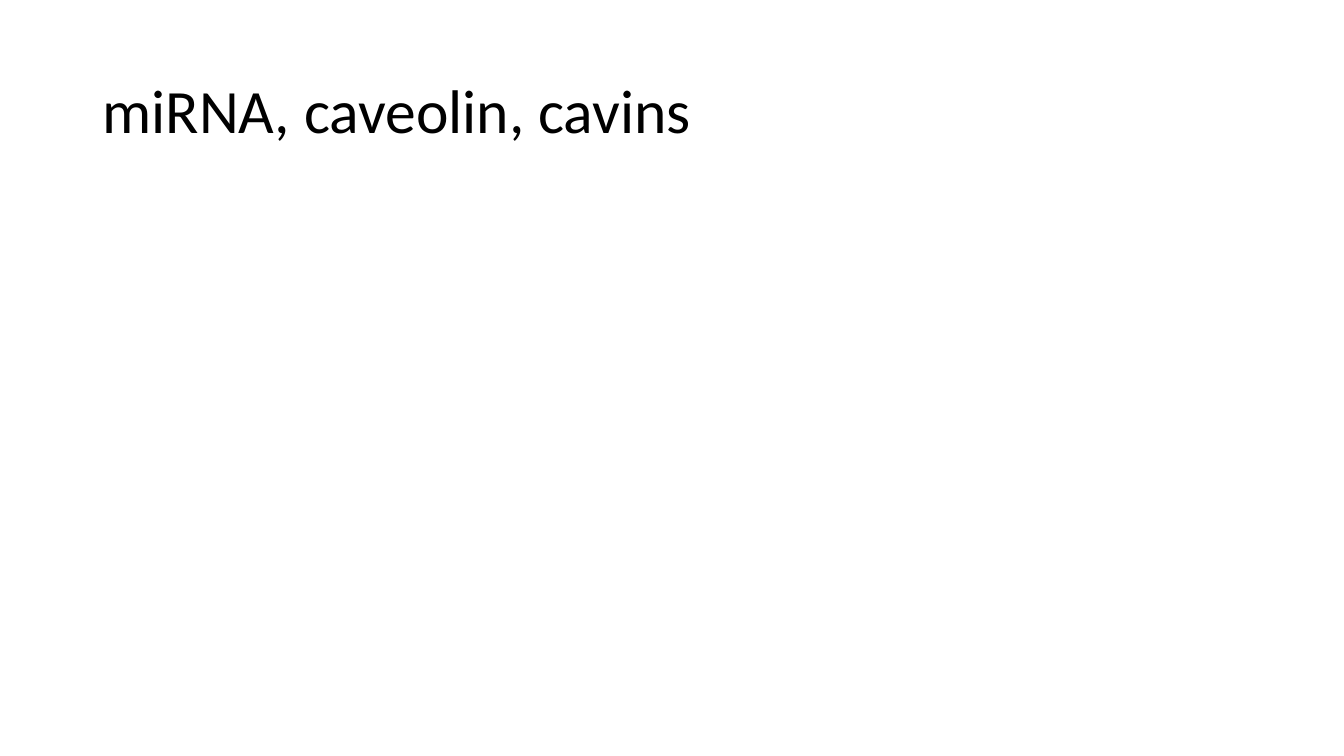
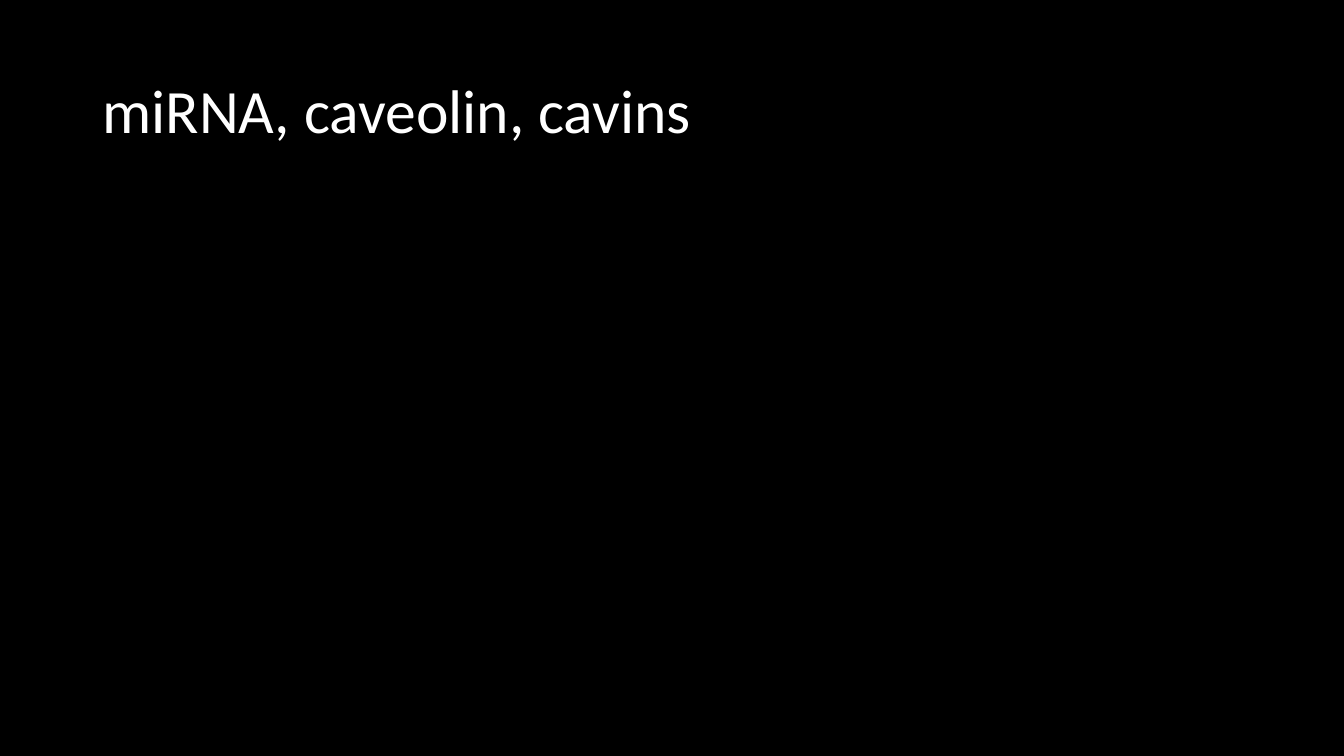
Before and after one commit to HarleyRobinson/Honours2, a slide deck: slide 7 of BackgroundInfo/Selective export of microRNA via extracellular vesicles.pptx. Drawn at 1344x756 pixels with LibreOffice and Linux fonts; fonts in the diff are those of the drawing. Boxes give left, top, right and bottom in pixels: in the first picture for what was removed or moved away, otherwise in the second. Text is boxed around its words. In the diff, an @@ line names an element or a change of style, - is before the commit and + after.

```diff
--- a/BackgroundInfo/Selective export of microRNA via extracellular vesicles.pptx
+++ b/BackgroundInfo/Selective export of microRNA via extracellular vesicles.pptx
@@ background #FFFFFF to #000000 @@
@@ title "miRNA, caveolin, cavins" at [102,90,690,141]: text colour #000000 to #FFFFFF @@
```
Also in this commit, not shown: 8 other slides changed, 1 slide added, 1 slide removed, 3 other files.
